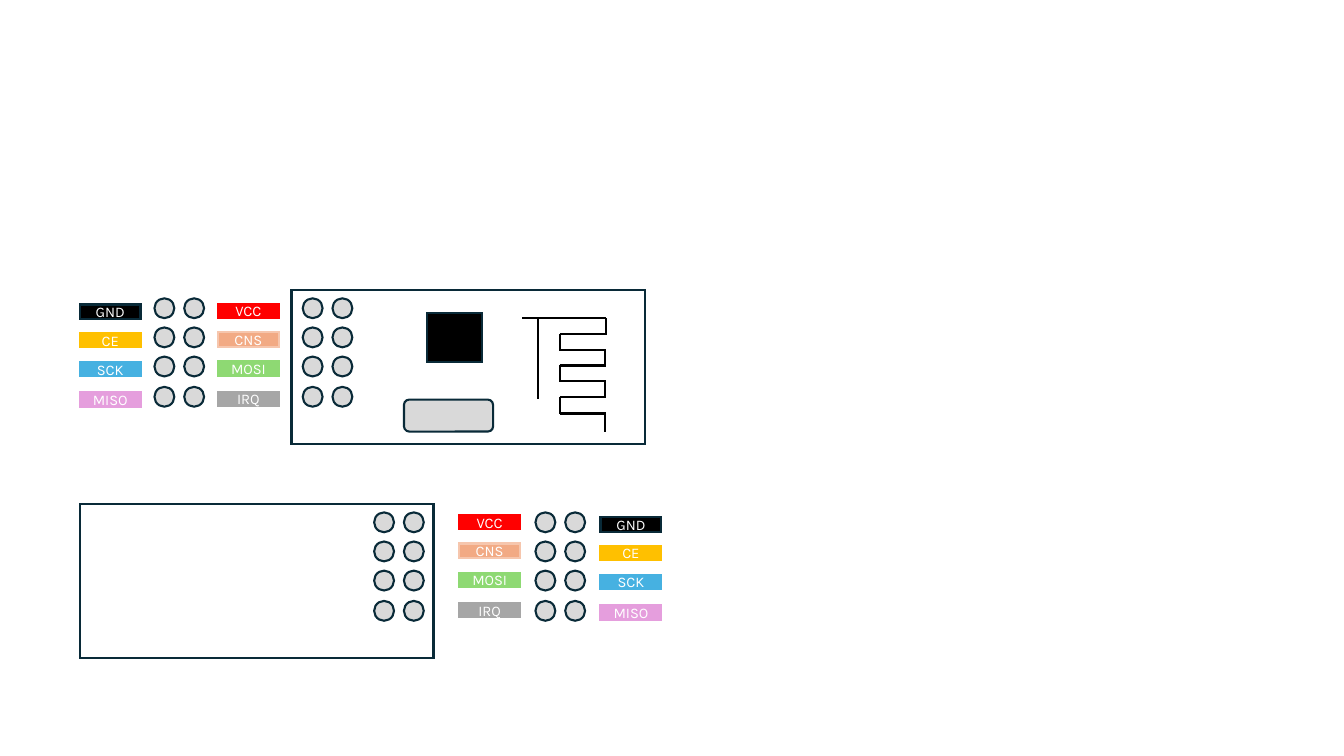
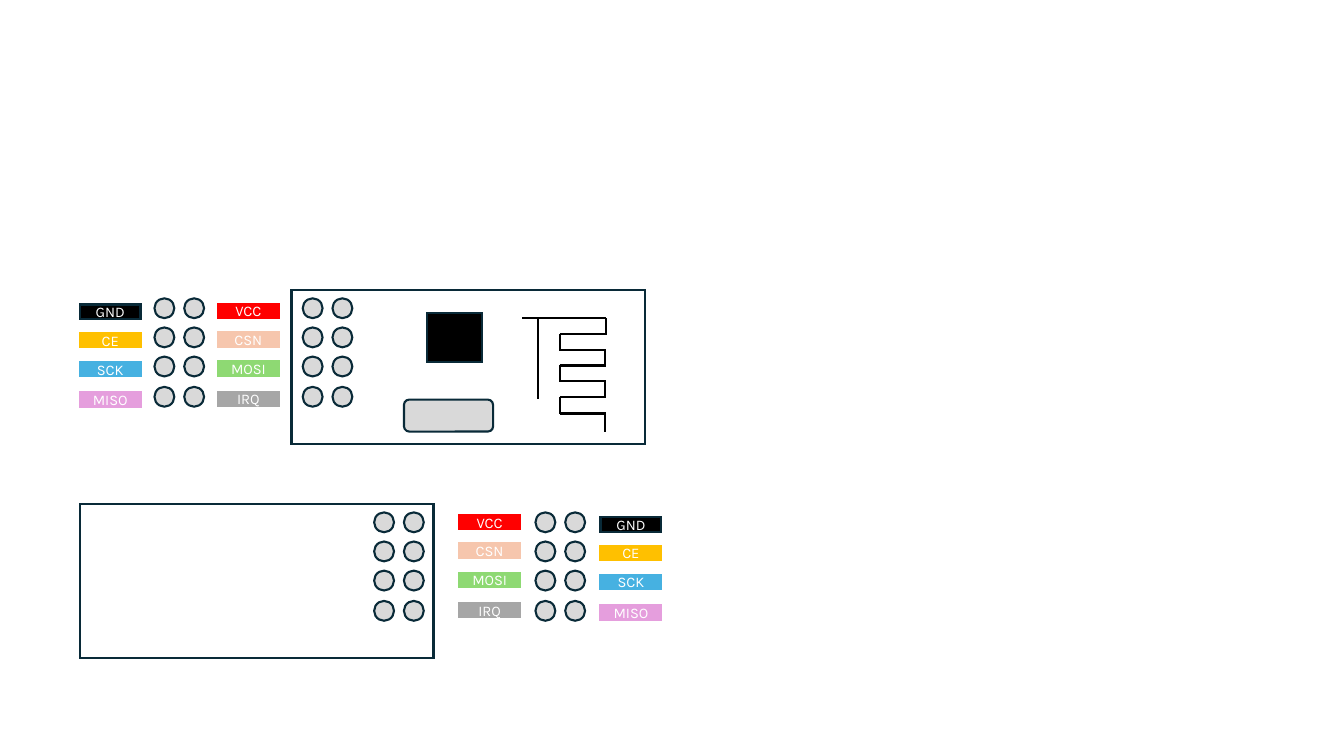
Before and after one commit to paulhamsh/nRF24L01, a slide deck: slide 4 of nRF24L01 Addresses.pptx. Drawn at 1344x756 pixels with LibreOffice and Linux fonts; fonts in the diff are those of the drawing. Boxes give left, top, right and bottom in pixels: in the first picture for what was removed or moved away, otherwise in the second. Text is boxed around its words. In the diff, an @@ line names an element or a change of style, - is before the commit and + after.

```diff
--- a/nRF24L01 Addresses.pptx
+++ b/nRF24L01 Addresses.pptx
@@ rectangle "CSN" at (218,333,278,347): fill #F2AA84 to #F6C6AD @@
@@ text in rectangle at (234,336,262,349): text changed @@
-CNS
+CSN
@@ rectangle "CSN" at (460,543,520,558): fill #F2AA84 to #F6C6AD @@
@@ text in rectangle at (476,547,504,560): text changed @@
-CNS
+CSN
```
Also in this commit, not shown: 1 other slide changed, 2 slides added.
